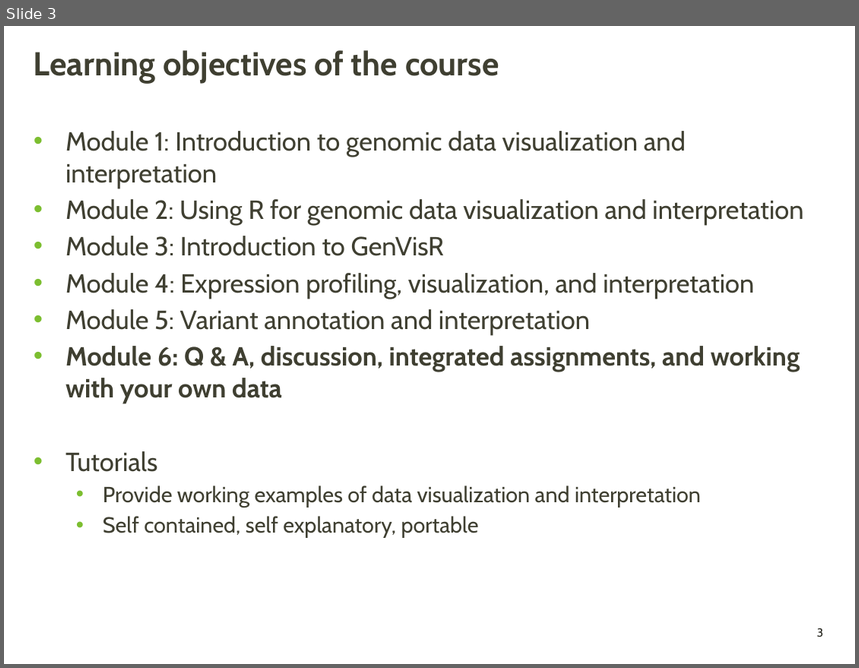
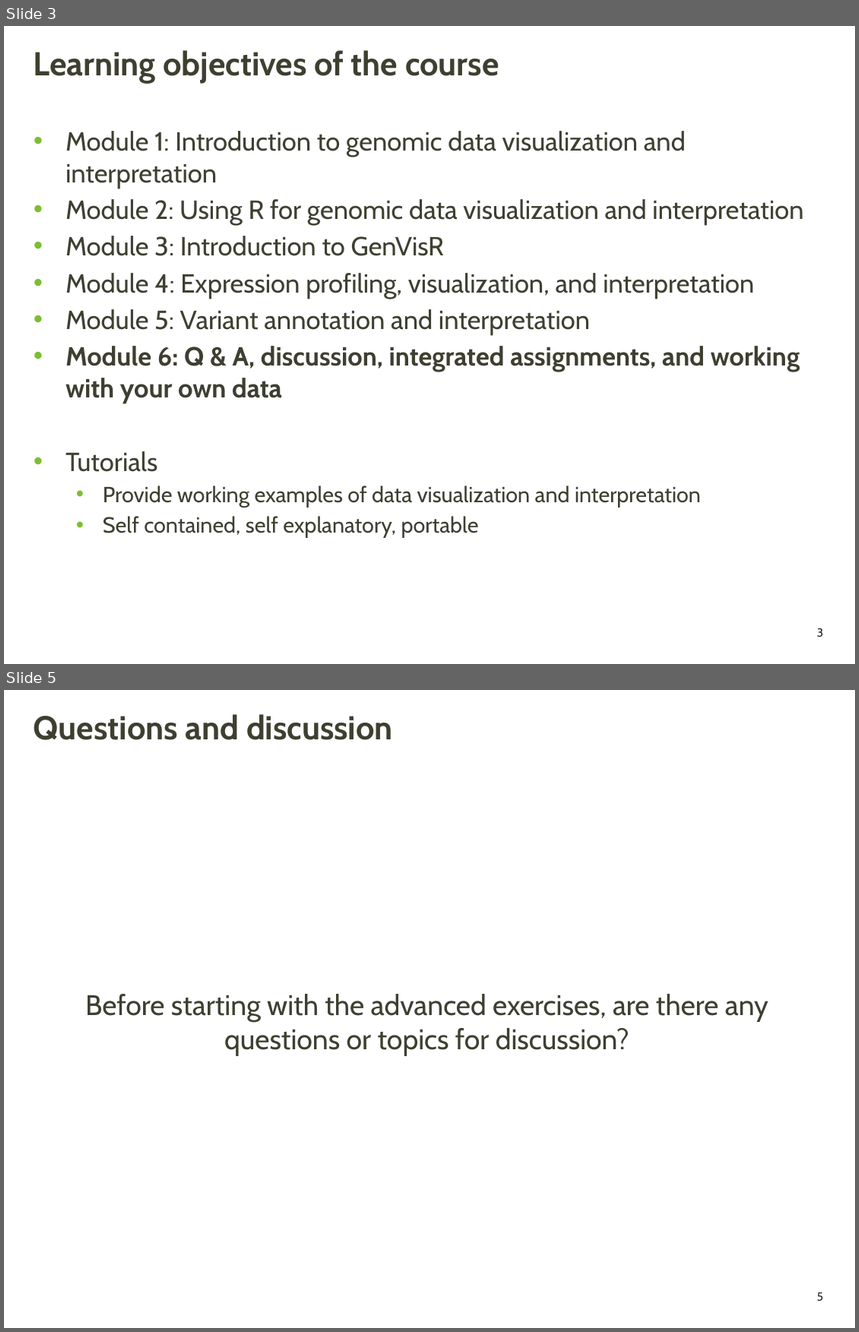
Before and after one commit to griffithlab/genviz.org, a slide deck: lectures/GenViz_Module6_Lecture.pptx. Shown one above the other, each under a label of ours: slide 3 before the commit, slides 3 and 5 after it; the slides between them are not shown. The pictures are 859x668 and 859x1332 pixels, drawn with LibreOffice and Linux fonts; fonts in the diff are those of the drawing; background and template pictures are left out. Boxes give left, top, right and bottom in pixels: in the first picture for what was removed or moved away, otherwise in the second. Text is boxed around its words. In the diff, an @@ line names an element or a change of style, - is before the commit and + after.

```diff
--- a/lectures/GenViz_Module6_Lecture.pptx
+++ b/lectures/GenViz_Module6_Lecture.pptx
@@ slide 5 added at (x1=4, y1=690, x2=855, y2=1328), background picture (left out); not listed: 1 template element that a slide beside it also shows @@
@@ title added at (x1=34, y1=714, x2=393, y2=740), 28 pt, text #3F3F32, bold @@
+Questions and discussion
@@ text added at (x1=85, y1=994, x2=769, y2=1056), 24 pt, text #3F3F32 @@
+Before starting with the advanced exercises, are there any questions or topics for discussion?
```
Also in this commit, not shown: 1 slide changed, 1 other slide added.
